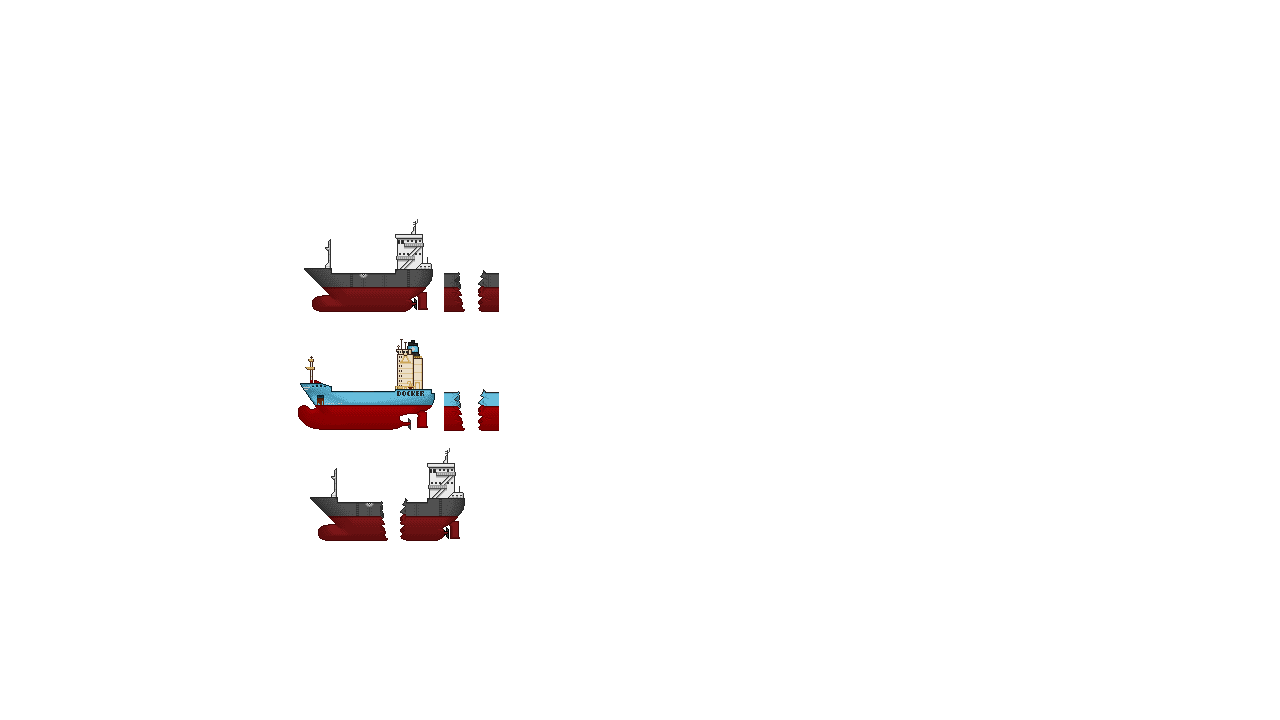
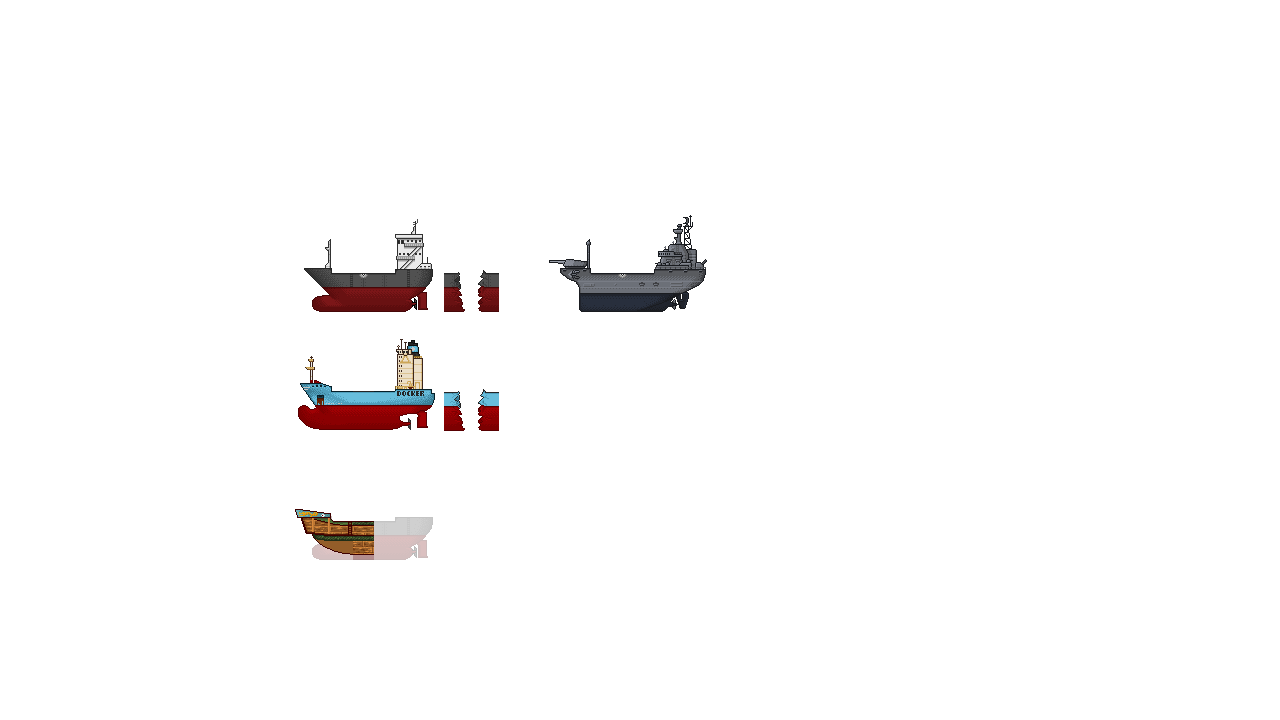
Revision of a layered w=1280, h=720 image; what changed, layer by layer:
hid "Ebene 5" over left=406, top=448, right=465, bottom=541
hid "Ebene 4" over left=310, top=468, right=380, bottom=541
added group "Parts battleship" with 10 layers above "Parts zheng he" over left=549, top=215, right=707, bottom=312
added layer "lamp v2 on" (1st of 3, in "Parts battleship") in group "Parts battleship" over left=618, top=274, right=627, bottom=278
added layer "battleship_mast" in group "Parts battleship" over left=586, top=239, right=591, bottom=268
added layer "battleship_body left" in group "Parts battleship" over left=549, top=259, right=612, bottom=312
added layer "battleship_body_center" in group "Parts battleship" over left=612, top=273, right=633, bottom=312
added layer "battleship_tower" in group "Parts battleship" over left=655, top=215, right=707, bottom=269
added layer "battleship_body_right" in group "Parts battleship" over left=633, top=269, right=706, bottom=312
added group "Parts zheng he" with 14 layers above "Parts Nussschale" over left=295, top=467, right=465, bottom=560
added layer "dragon" in group "Parts zheng he" over left=299, top=512, right=318, bottom=517
added layer "zhenghe_body_left" in group "Parts zheng he" over left=295, top=509, right=353, bottom=555
added layer "zhenghe_body_center" in group "Parts zheng he" over left=353, top=521, right=374, bottom=555
added layer "body left TODELETE" (26%) in group "Parts zheng he" over left=304, top=516, right=353, bottom=560
added layer "body center TODELETE" (47%) in group "Parts zheng he" over left=353, top=521, right=374, bottom=560
added layer "body right TODELETE" (27%) in group "Parts zheng he" over left=374, top=517, right=433, bottom=560
hid "breakpoint_right" over left=400, top=498, right=414, bottom=540
hid "breakpoint_left" over left=373, top=501, right=388, bottom=541
